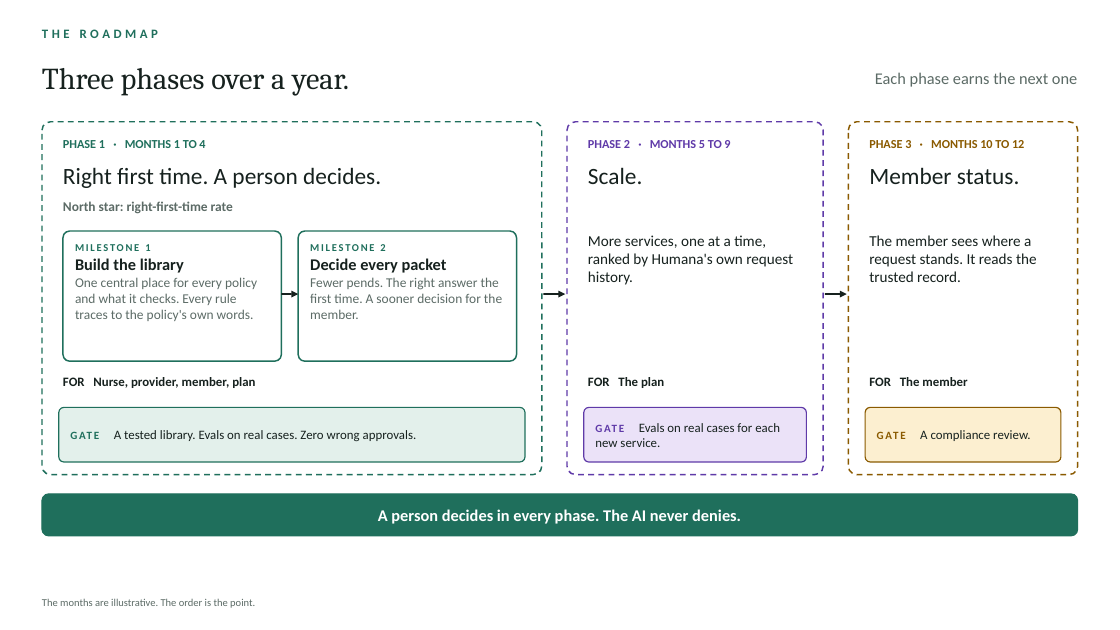
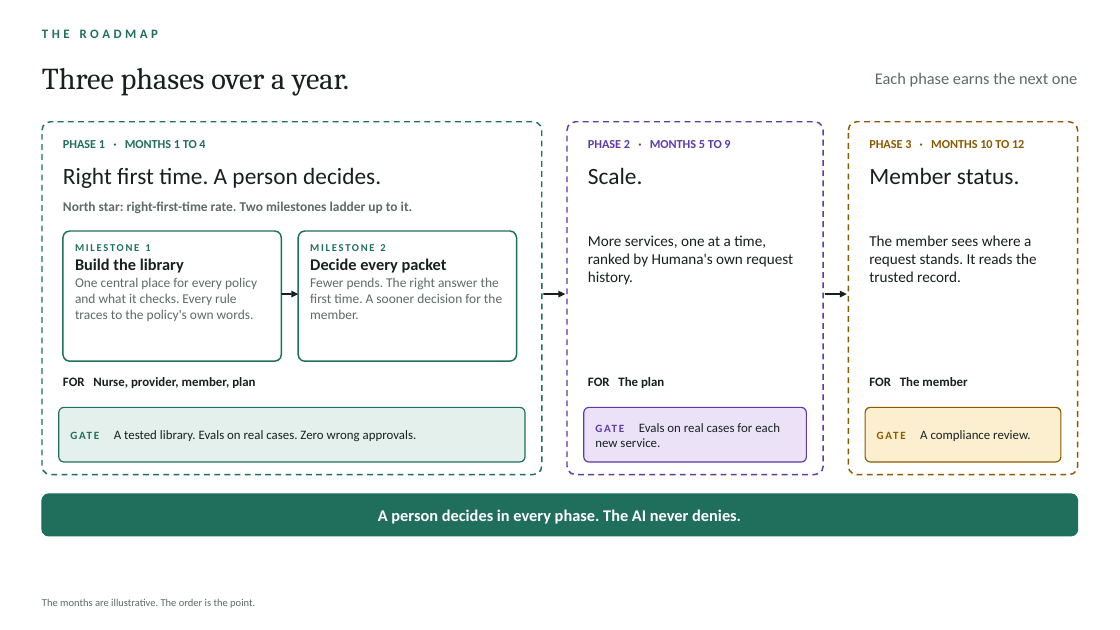
Before and after one commit to nishamishra12/humana-pa-prototype, a slide deck: slide 1 of deck/journey/Roadmap.pptx. Drawn at 1120x630 pixels with LibreOffice and Linux fonts; fonts in the diff are those of the drawing. Boxes give left, top, right and bottom in pixels: in the first picture for what was removed or moved away, otherwise in the second. Text is boxed around its words. In the diff, an @@ line names an element or a change of style, - is before the commit and + after.

```diff
--- a/deck/journey/Roadmap.pptx
+++ b/deck/journey/Roadmap.pptx
@@ text at bbox=[63, 201, 413, 214]: text changed @@
-North star: right-first-time rate
+North star: right-first-time rate. Two milestones ladder up to it.
```
Also in this commit, not shown: 4 other files.
